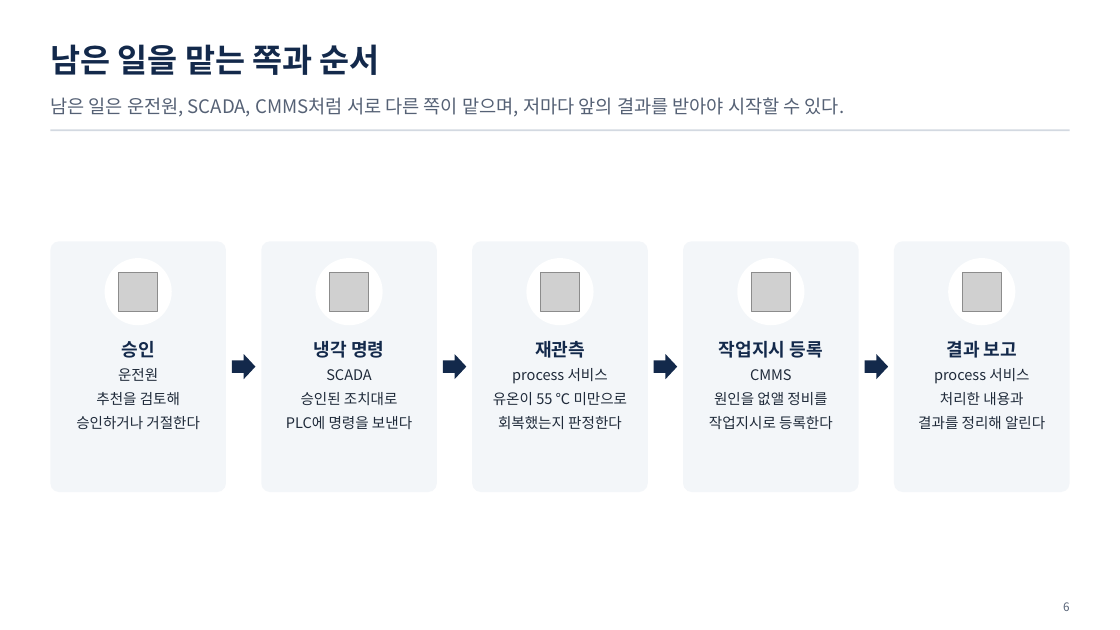
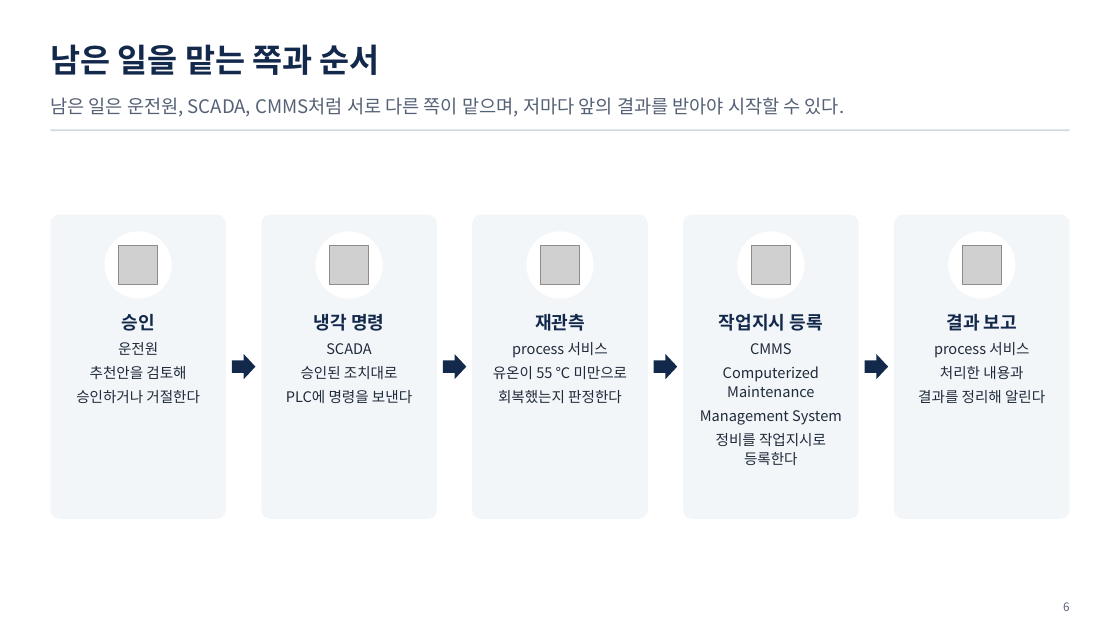
Before and after one commit to uengine-oss/hyd-iot-edu, a slide deck: slide 6 of docs/교재/통합반/09일차/통합반_09일차.pptx. Drawn at 1120x630 pixels with LibreOffice and Linux fonts; fonts in the diff are those of the drawing; grey boxes stand for pictures. Boxes give left, top, right and bottom in pixels: in the first picture for what was removed or moved away, otherwise in the second. Text is boxed around its words. In the diff, an @@ line names an element or a change of style, - is before the commit and + after.

```diff
--- a/docs/교재/통합반/09일차/통합반_09일차.pptx
+++ b/docs/교재/통합반/09일차/통합반_09일차.pptx
@@ rounded rectangle: place and size @@
-rounded rectangle at [50,241,226,492]
+rounded rectangle at [50,214,226,518]
@@ rounded rectangle: place and size @@
-rounded rectangle at [261,241,437,492]
+rounded rectangle at [261,214,437,518]
@@ rounded rectangle: place and size @@
-rounded rectangle at [472,241,648,492]
+rounded rectangle at [472,214,648,518]
@@ 5 pictures, 5 ellipses: place and size @@
-5 pictures, 5 ellipses at [105,258,1016,325]
+5 pictures, 5 ellipses at [105,231,1016,298]
@@ rounded rectangle: place and size @@
-rounded rectangle at [683,241,859,492]
+rounded rectangle at [683,214,859,518]
@@ rounded rectangle: place and size @@
-rounded rectangle at [894,241,1070,492]
+rounded rectangle at [894,214,1070,518]
@@ text "승인": place and size @@
-text "승인" at [76,341,200,429]
+text "승인" at [76,314,200,403]
@@ text "냉각 명령": place and size @@
-text "냉각 명령" at [286,341,412,429]
+text "냉각 명령" at [286,314,412,403]
@@ text "재관측": place and size @@
-text "재관측" at [493,341,628,429]
+text "재관측" at [493,314,628,403]
@@ text "작업지시 등록": place and size @@
-text "작업지시 등록" at [709,340,833,429]
+text "작업지시 등록" at [700,313,842,465]
@@ text "결과 보고": place and size @@
-text "결과 보고" at [918,341,1045,429]
+text "결과 보고" at [918,314,1045,403]
@@ text at [90,366,186,379]: text changed @@
-추천을 검토해
+추천안을 검토해
@@ text at [700,366,842,465]: text changed @@
-원인을 없앨 정비를
-작업지시로 등록한다
+Computerized Maintenance
+Management System
+정비를 작업지시로 등록한다
```
Also in this commit, not shown: 21 other slides changed, 7 other files.
